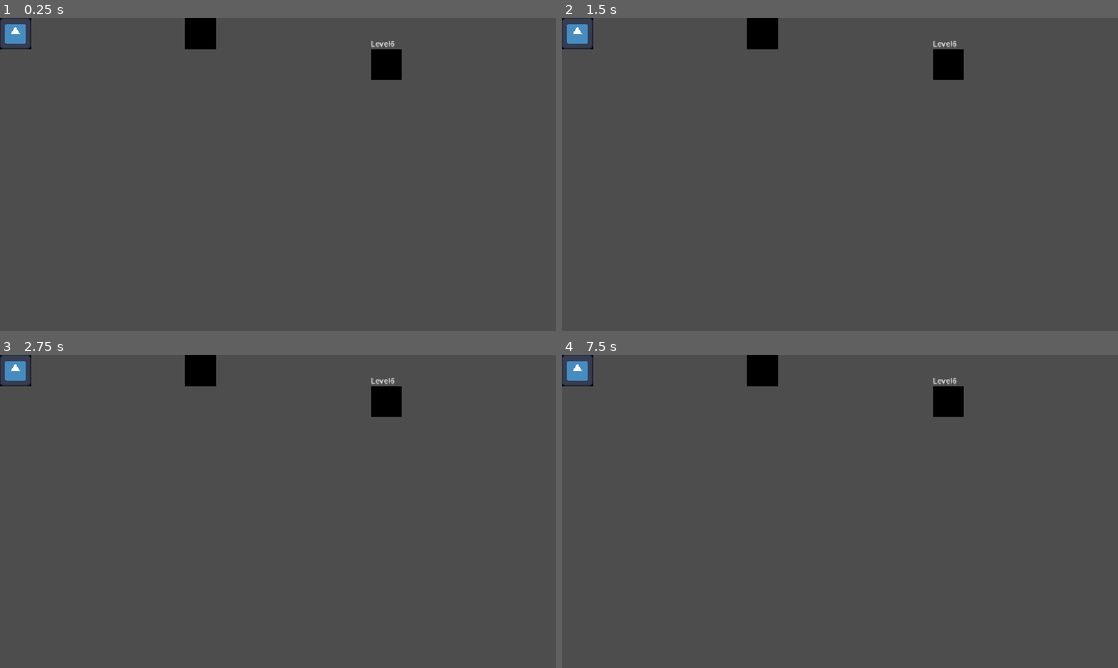
Above: before the commit, frames 1-4 (two rows, left to right).
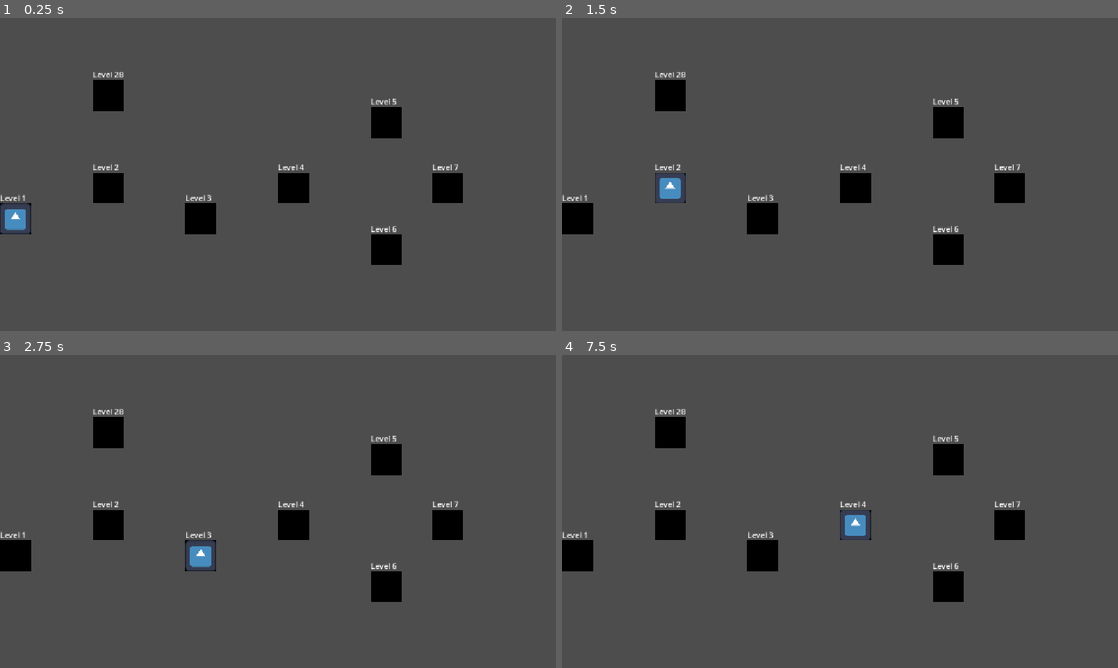
Above: after the commit, the same moments.

Repository: luellablucalpa-web/MiniEksamensprojekt-
Game: Godot game, scene res://Scenes/level_select/level_select.tscn
Two runs of this game, one before a commit and one after it. Both use one fixed random seed, a clock stepped at 60 frames per second and the inputs below. This scene is started directly instead of the project's main scene. The engine's default icon, where the game draws it, is replaced by a stand-in: a white triangle on a blue panel in a dark square.
Inputs:
- Up to frame 1 (0.25 s): no input
- Up to frame 2 (1.5 s): tap Enter at 0.5 s; hold Right (ui_right) 0.53-1.28 s; tap Space at 1.25 s; hold Down (ui_down) from 1.28 s (still down)
- Up to frame 3 (2.75 s): tap Enter at 2 s; release Down (ui_down) at 2.03 s; hold Right (ui_right) from 2.03 s (still down)
- Up to frame 4 (7.5 s): tap Space at 2.75, 4.25 s; release Right (ui_right) at 2.78 s; hold Up (ui_up) 2.78-3.53 s; tap Enter at 3.5 s; hold Left (ui_left) 3.53-5.03 s; hold Down (ui_down) 5.03-5.78 s; hold Right (ui_right) 5.78-6.53 s; hold Up (ui_up) 6.53-7.28 s; hold Right (ui_right) from 7.28 s (still down)

The runs differ from the first frame. In frame 1, 6.0% of the frame differs, in the area x 0-84%, y 0-79%; in frame 2, 6.0%; in frame 3, 6.0%; in frame 4, 6.0%.

Commit message:
levelmap

Diff:
--- a/mini-eksamensprojekt/Scenes/World_select/world_icon.gd
+++ b/mini-eksamensprojekt/Scenes/World_select/world_icon.gd
@@ -2,6 +2,7 @@
 extends Control
 
 @export var world_index: int = 1
+@export var level_select_packed: PackedScene = load("res://Scenes/level_select/level_select.tscn")
 
 func _ready():
 	$Label.text = "World" + str(world_index)
--- a/mini-eksamensprojekt/Scenes/level_select/level_icon.gd
+++ b/mini-eksamensprojekt/Scenes/level_select/level_icon.gd
@@ -2,15 +2,15 @@
 extends Control
 class_name LevelIcon
 
-@export var world_index: int = 1
+@export var Level_name := "1"
 @export var next_level_up: LevelIcon
 @export var next_level_down: LevelIcon
 @export var next_level_left: LevelIcon
 @export var next_level_right: LevelIcon
 
 func _ready():
-	$Label.text = "Level" + str(world_index)
+	$Label.text = "Level" + str(Level_name)
 
 func _process(delta):
 	if Engine.is_editor_hint():
-			$Label.text = "Level" + str(world_index)
+			$Label.text = "Level" + str(Level_name)
--- a/mini-eksamensprojekt/Scenes/level_select/level_select.gd
+++ b/mini-eksamensprojekt/Scenes/level_select/level_select.gd
@@ -1,7 +1,7 @@
 extends Control
 class_name LevelSelect
 
-@onready var current_level: LevelIcon = $LevelIcon
+@onready var current_level: LevelIcon = $"1"
 var current_world: int = 0
 
 
--- a/mini-eksamensprojekt/Scenes/level_select/level_select.tscn
+++ b/mini-eksamensprojekt/Scenes/level_select/level_select.tscn
@@ -13,62 +13,83 @@
 grow_vertical = 2
 script = ExtResource("1_ltjej")
 
-[node name="LevelIcon" parent="." unique_id=174051514 instance=ExtResource("1_u2ran")]
+[node name="1" parent="." unique_id=174051514 node_paths=PackedStringArray("next_level_right") instance=ExtResource("1_u2ran")]
 layout_mode = 0
+offset_top = 384.0
+offset_bottom = 448.0
+Level_name = " 1"
+next_level_right = NodePath("../2")
 
-[node name="LevelIcon2" parent="." unique_id=13977568 instance=ExtResource("1_u2ran")]
+[node name="2" parent="." unique_id=13977568 node_paths=PackedStringArray("next_level_up", "next_level_left", "next_level_right") instance=ExtResource("1_u2ran")]
 layout_mode = 0
 offset_left = 192.0
-offset_top = -64.0
+offset_top = 320.0
 offset_right = 256.0
-offset_bottom = 0.0
-world_index = 2
+offset_bottom = 384.0
+Level_name = " 2"
+next_level_up = NodePath("../2B")
+next_level_left = NodePath("../1")
+next_level_right = NodePath("../3")
 
-[node name="LevelIcon8" parent="." unique_id=160742144 instance=ExtResource("1_u2ran")]
+[node name="2B" parent="." unique_id=160742144 node_paths=PackedStringArray("next_level_down") instance=ExtResource("1_u2ran")]
 layout_mode = 0
 offset_left = 192.0
-offset_top = -256.0
+offset_top = 128.0
 offset_right = 256.0
-offset_bottom = -192.0
-world_index = 2
+offset_bottom = 192.0
+Level_name = " 2B"
+next_level_down = NodePath("../2")
 
-[node name="LevelIcon4" parent="." unique_id=651139862 instance=ExtResource("1_u2ran")]
+[node name="4" parent="." unique_id=651139862 node_paths=PackedStringArray("next_level_up", "next_level_down", "next_level_left") instance=ExtResource("1_u2ran")]
 layout_mode = 0
 offset_left = 576.0
-offset_top = -64.0
+offset_top = 320.0
 offset_right = 640.0
-offset_bottom = 0.0
-world_index = 4
+offset_bottom = 384.0
+Level_name = " 4"
+next_level_up = NodePath("../5")
+next_level_down = NodePath("../6")
+next_level_left = NodePath("../3")
 
-[node name="LevelIcon5" parent="." unique_id=1984888861 instance=ExtResource("1_u2ran")]
+[node name="6" parent="." unique_id=1984888861 node_paths=PackedStringArray("next_level_left", "next_level_right") instance=ExtResource("1_u2ran")]
 layout_mode = 0
 offset_left = 768.0
-offset_top = 64.0
+offset_top = 448.0
 offset_right = 832.0
-offset_bottom = 128.0
-world_index = 6
+offset_bottom = 512.0
+Level_name = " 6"
+next_level_left = NodePath("../4")
+next_level_right = NodePath("../7")
 
-[node name="LevelIcon6" parent="." unique_id=635437519 instance=ExtResource("1_u2ran")]
+[node name="5" parent="." unique_id=635437519 node_paths=PackedStringArray("next_level_left", "next_level_right") instance=ExtResource("1_u2ran")]
 layout_mode = 0
 offset_left = 768.0
-offset_top = -200.0
+offset_top = 184.0
 offset_right = 832.0
-offset_bottom = -136.0
-world_index = 5
+offset_bottom = 248.0
+Level_name = " 5"
+next_level_left = NodePath("../4")
+next_level_right = NodePath("../7")
 
-[node name="LevelIcon7" parent="." unique_id=23435859 instance=ExtResource("1_u2ran")]
+[node name="7" parent="." unique_id=23435859 node_paths=PackedStringArray("next_level_up", "next_level_down") instance=ExtResource("1_u2ran")]
 layout_mode = 0
 offset_left = 896.0
-offset_top = -64.0
+offset_top = 320.0
 offset_right = 960.0
-offset_bottom = 0.0
-world_index = 7
+offset_bottom = 384.0
+Level_name = " 7"
+next_level_up = NodePath("../5")
+next_level_down = NodePath("../6")
 
-[node name="LevelIcon3" parent="." unique_id=1623452651 instance=ExtResource("1_u2ran")]
+[node name="3" parent="." unique_id=1623452651 node_paths=PackedStringArray("next_level_left", "next_level_right") instance=ExtResource("1_u2ran")]
 layout_mode = 0
 offset_left = 384.0
+offset_top = 384.0
 offset_right = 448.0
-world_index = 3
+offset_bottom = 448.0
+Level_name = " 3"
+next_level_left = NodePath("../2")
+next_level_right = NodePath("../4")
 
 [node name="PlayerIcon" parent="." unique_id=1101685857 instance=ExtResource("3_us5tr")]
 layout_mode = 0
